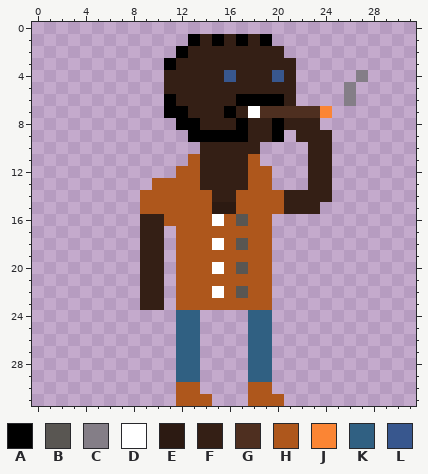
Pixel-art file, stored at Man_NPC_1.aseprite. Above: the version before the commit.
32x32 pixels, 1 frame.
Palette (. is transparent): A #000000  B #595652  C #847e87  D #ffffff  E #2c1a12  F #341f15  G #4e2f20  H #ae571c  J #fb8534  K #306082  L #38578e
Pixels before, first column x 9:
 1 ....AFAFAFA........
 2 ...AFFFFFFFF.......
 3 ..AFFFFFFFFFF......
 4 ..FFFFFLFFFLF.....C
 5 ..FFFFFFFFFFF....C.
 6 ..AFFFFFAAAAF....C.
 7 ..AAFFFAFDGGGGGJ...
 8 ...AAFFFAFFAFFF....
 9 ....AAAAAFFA.FFF...
10 .....FFFFF....FF...
11 ....HFFFFH....FF...
12 ...HHFFFFHH...FF...
13 .HHHHFFFFHH...FF...
14 HHHHHHFFHHHHFFFF...
15 HHHHHHEEHHHHFFF....
16 FFHHHHDHBHH........
17 FF.HHHHHHHH........
18 FF.HHHDHBHH........
19 FF.HHHHHHHH........
20 FF.HHHDHBHH........
21 FF.HHHHHHHH........
22 FF.HHHDHBHH........
23 FF.HHHHHHHH........
24 ...KK....KK........
25 ...KK....KK........
26 ...KK....KK........
27 ...KK....KK........
28 ...KK....KK........
29 ...KK....KK........
30 ...HH....HH........
31 ...HHH...HHH.......
New version:
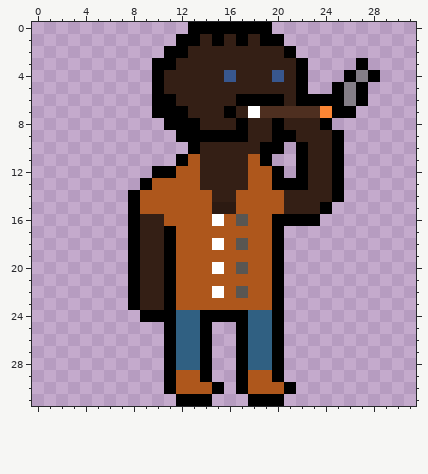
Diff:
y 0: x 13..19 ....... -> AAAAAAA
y 1: x 12 . -> A; x 20 . -> A
y 2: x 11 . -> A; x 21 . -> A
y 3: x 10 . -> A; x 22 . -> A; x 27 . -> A
y 4: x 10 . -> A; x 22 . -> A; x 26 . -> A; x 28 . -> A
y 5: x 10 . -> A; x 22 . -> A; x 25 . -> A; x 27 . -> A
y 6: x 10 . -> A; x 22..25 .... -> AAAA; x 27 . -> A
y 7: x 10 . -> A; x 25..26 .. -> AA
y 8: x 11 . -> A; x 24 . -> A
y 9: x 12 . -> A; x 21 . -> A; x 25 . -> A
y 10: x 13 . -> A; x 19..20 .. -> AA; x 22 . -> A; x 25 . -> A
y 11: x 12 . -> A; x 19 . -> A; x 22 . -> A; x 25 . -> A
y 12: x 10..11 .. -> AA; x 20 . -> A; x 22 . -> A; x 25 . -> A
y 13: x 9 . -> A; x 20..22 ... -> AAA; x 25 . -> A
y 14: x 8 . -> A; x 25 . -> A
y 15: x 8 . -> A; x 24 . -> A
y 16: x 8 . -> A; x 20..23 .... -> AAAA
y 17..23: x 8 . -> A; x 11 . -> A; x 20 . -> A
y 24: x 9..11 ... -> AAA; x 14..17 .... -> AAAA; x 20 . -> A
y 25..28: x 11 . -> A; x 14 . -> A; x 17 . -> A; x 20 . -> A
y 29: x 11..14 .KK. -> AHHA; x 17..20 .KK. -> AHHA
y 30: x 11 . -> A; x 14..15 .. -> HA; x 17 . -> A; x 20..21 .. -> HA
y 31: x 12..14 HHH -> AAA; x 18..20 HHH -> AAA
Where, in picture pixels (left, top, right, bottom), the same in both pictures:
changed: (128, 22, 380, 406)
